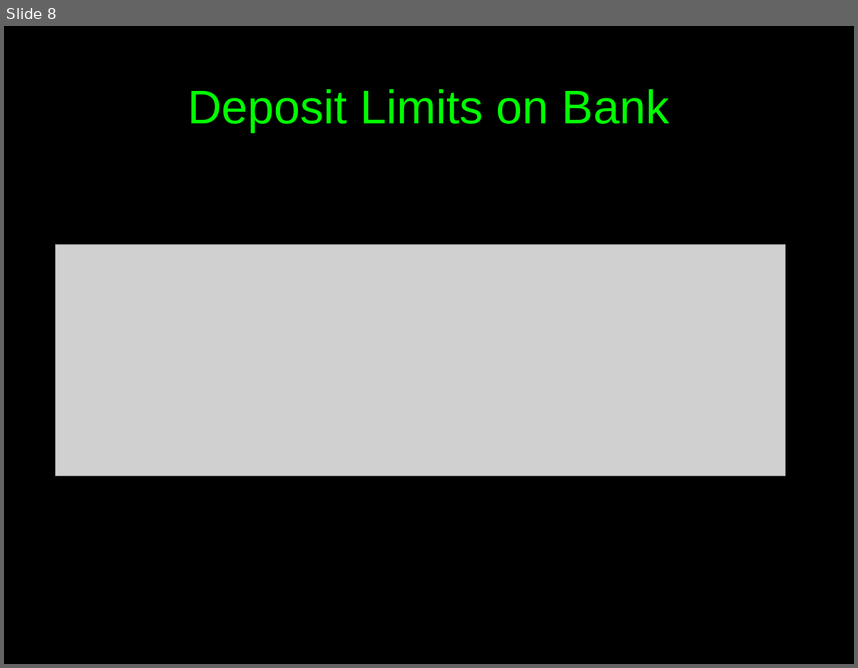
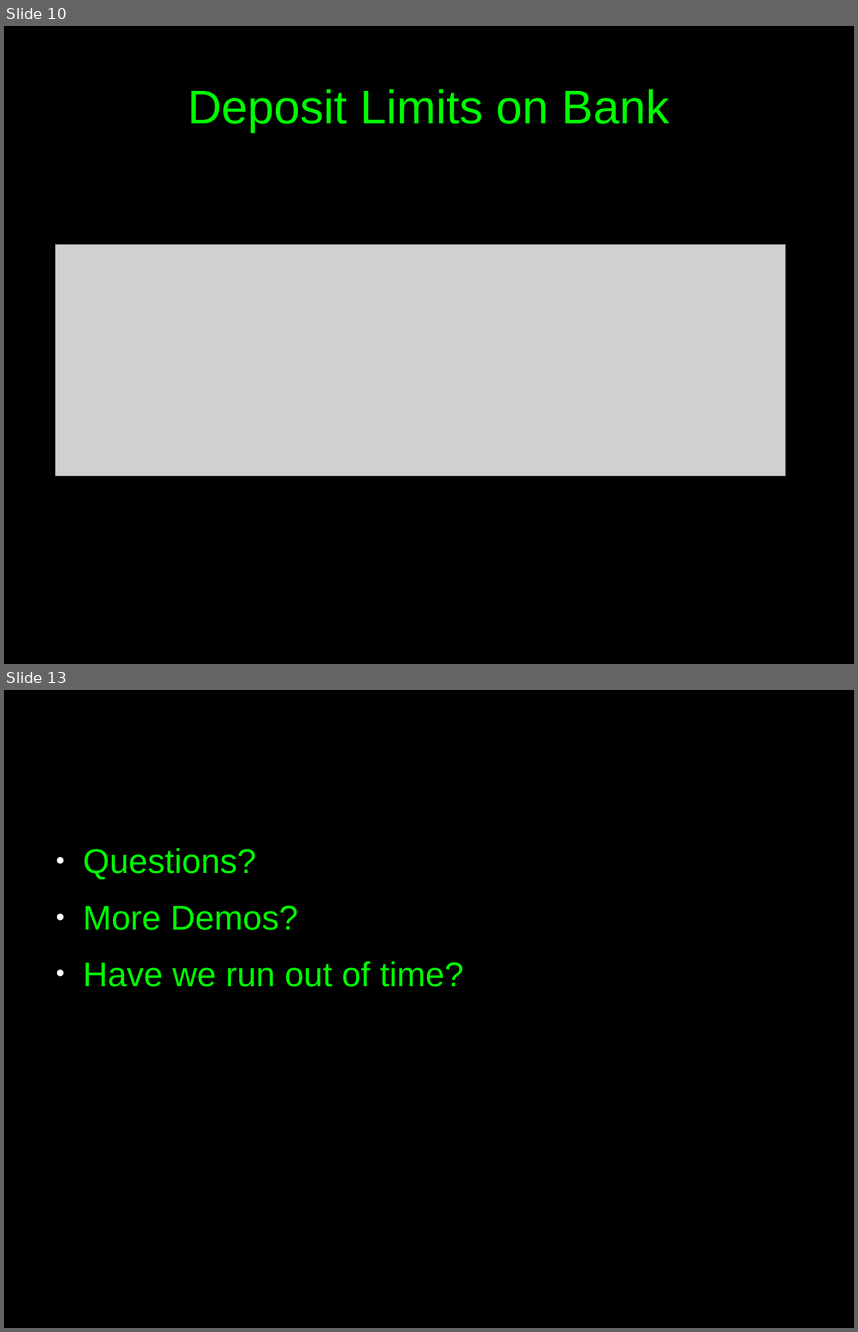
Before and after one commit to c00w/Crypto-Final-Project, a slide deck: Attack Presentation.odp. Shown one above the other, each under a label of ours: slide 8 before the commit, slides 10 and 13 after it; the slides between them are not shown. The pictures are 858x668 and 858x1332 pixels, drawn with LibreOffice and Linux fonts; fonts in the diff are those of the drawing; grey boxes stand for pictures. Boxes give left, top, right and bottom in pixels: in the first picture for what was removed or moved away, otherwise in the second. Text is boxed around its words. In the diff, an @@ line names an element or a change of style, - is before the commit and + after.

```diff
--- a/Attack Presentation.odp
+++ b/Attack Presentation.odp
@@ slide 13 added at bbox=[4, 690, 854, 1328], background #000000 @@
@@ text added at bbox=[83, 848, 464, 987], 32 pt, text #00FF00 @@
+● Questions?
+● More Demos?
+● Have we run out of time?
@@ what was slide 8 is now slide 10 @@
```
Also in this commit, not shown: 1 slide changed, 6 other slides added, 5 slides removed, 1 other file.
